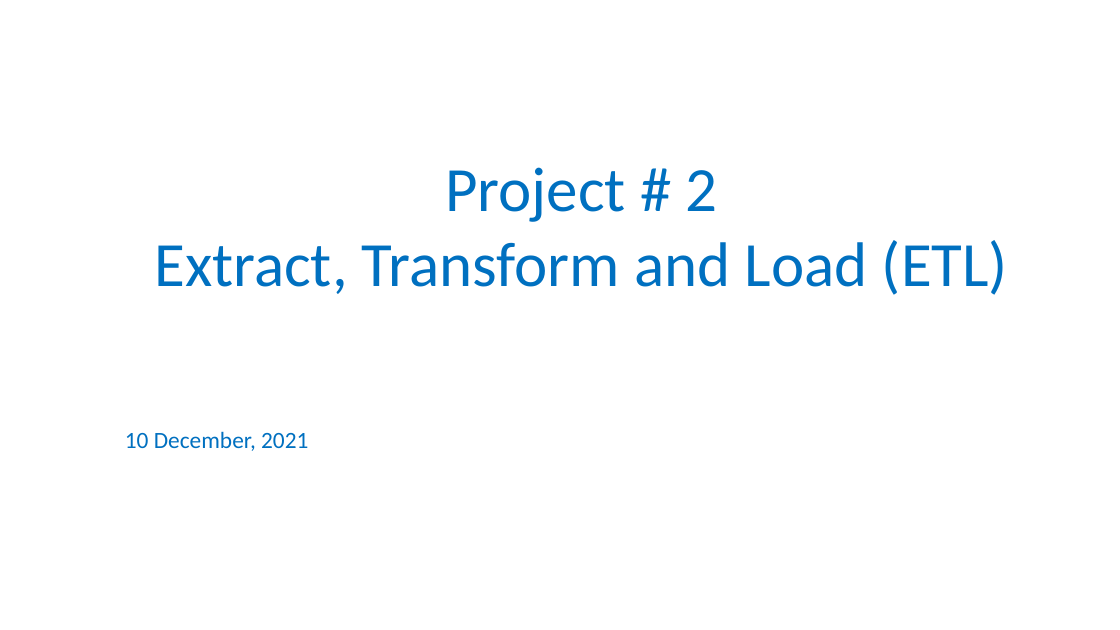
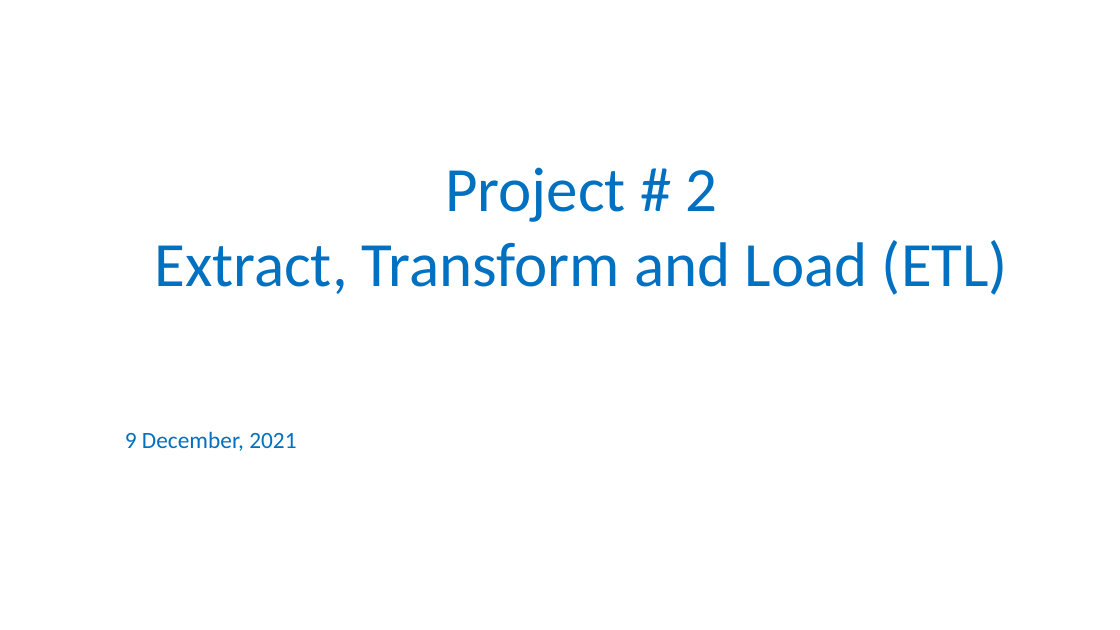
Before and after one commit to randallwvr90/Rent-and-Income-DB, a slide deck: slide 1 of ETL_Group2.pptx. Drawn at 1120x630 pixels with LibreOffice and Linux fonts; fonts in the diff are those of the drawing. Boxes give left, top, right and bottom in pixels: in the first picture for what was removed or moved away, otherwise in the second. Text is boxed around its words. In the diff, an @@ line names an element or a change of style, - is before the commit and + after.

```diff
--- a/ETL_Group2.pptx
+++ b/ETL_Group2.pptx
@@ text at [125,431,296,451]: text changed @@
-10 December, 2021
+9 December, 2021
```
Also in this commit, not shown: 3 other slides changed, 2 slides added.
